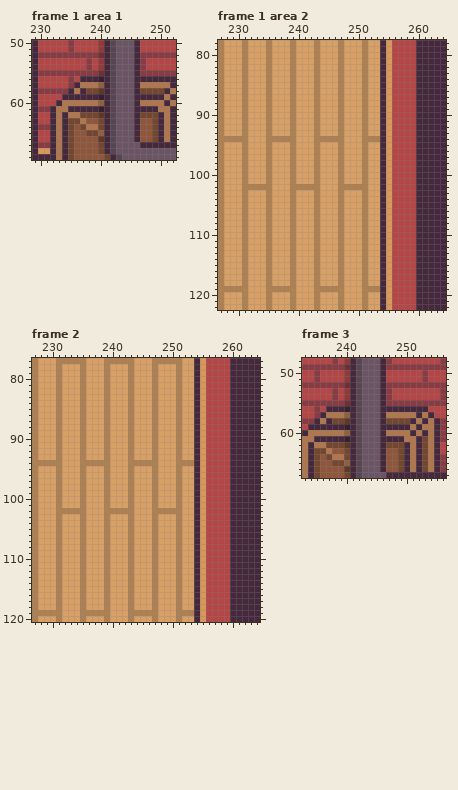
Two versions of one pixel-art file, assets/aseprite/bar_store.aseprite. The picture above is the old version.
320x180 pixels, 12 frames. Colours within 5 levels of each other are drawn and written as one. Shown: frame 1 area 1: x 229..252, y 50..69; frame 1 area 2: x 227..264, y 78..122; frame 2: x 227..264, y 77..120; frame 3: x 233..256, y 48..67. The commit also changed other frames or places, which this record leaves out.
After:
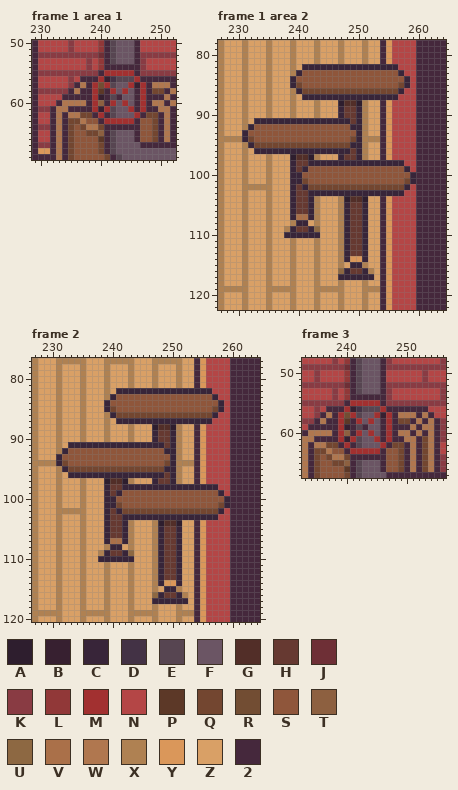
Palette (. is transparent): A #2e1e2e  B #372030  C #382539  D #433245  E #574551  F #6b5564  G #522e28  H #663931  J #6e2f36  K #893b43  L #913838  M #a23030  N #b44646  P #5c3827  Q #734630  R #724d33  S #8f563b  T #8d6040  U #8d6842  V #aa7049  W #b0774f  X #af8152  Y #da975a  Z #d9a066  2 #45283c
From old to new:
layer "pipe_valve" now shown
layer "tables" now shown
Frame 1 area 1, layer "pipe_valve":
y 54: x 242..245 EFFF -> 2222
y 55: x 240..245 J2EFFF -> 2MMMMM
y 56: x 240..246 B2EFFF2 -> MBDEEEM
y 57: x 238..241 WWT2 -> 2MRM; x 245..248 F2WW -> MBM2
y 58: x 238..239 QQ -> 2M; x 242 E -> M; x 244 F -> M; x 247..248 QQ -> M2
y 59: x 239 2 -> M; x 243 F -> 2; x 247 2 -> M
y 60: x 238..239 WW -> 2M; x 242 E -> M; x 244 F -> M; x 247..248 WW -> M2
y 61: x 239 2 -> M; x 241 2 -> M; x 245 F -> M; x 247 2 -> M
y 62: x 239..240 QP -> 2M; x 246..247 2Q -> M2
y 63: x 240..245 Q2EFFF -> 2MMMMM
y 64: x 242..245 EFFF -> 2222
Frame 1 area 2, layer "tables":
y 82: x 241..256 ZZXZZZXZZZXZZ2YN -> CCCCCCCCCCCCCCCC
y 83: x 240..257 ZZZXZZZXZZZXZZ2YNN -> CSSSSSSSSSSSSSSSSC
y 84: x 239..258 XZZZXZZZXZZZXZZ2YNNN -> CSSSSSSSSSSSSSSSSSSC
y 85: x 239..258 XZZZXZZZXZZZXZZ2YNNN -> CQSSSSSSSSSSSSSSSSQC
y 86: x 240..257 ZZZXZZZXZZZXZZ2YNN -> CQQQQQQQQQQQQQQQQC
y 87: x 241..256 ZZXZZZXZZZXZZ2YN -> CCCCCCCCCCCCCCCC
y 88: x 247..250 XZZZ -> AGGA
y 89..90: x 247..250 XZZZ -> CHHC
y 91: x 233..250 ZZXZZZXZZZXZZZXZZZ -> CCCCCCCCCCCCCCCCHC
y 92: x 232..250 ZZZXZZZXZZZXZZZXZZZ -> CSSSSSSSSSSSSSSSSCC
y 93: x 231..250 XZZZXZZZXZZZXZZZXZZZ -> CSSSSSSSSSSSSSSSSSSC
y 94: x 231..250 XZZZXXXXXZZZXXXXXZZZ -> CQSSSSSSSSSSSSSSSSQC
y 95: x 232..250 ZZZXZZZXZZZXZZZXZZZ -> CQQQQQQQQQQQQQQQQCC
y 96: x 233..250 ZZXZZZXZZZXZZZXZZZ -> CCCCCCCCCCCCCCCCHC
y 97: x 239..242 XZZZ -> AGGA; x 247..250 XZZZ -> CHHC
y 98: x 239..257 XZZZXZZZXZZZXZZ2YNN -> CHHCCCCCCCCCCCCCCCC
y 99: x 239..258 XZZZXZZZXZZZXZZ2YNNN -> CHCSSSSSSSSSSSSSSSSC
y 100: x 239..259 XZZZXZZZXZZZXZZ2YNNNN -> CCSSSSSSSSSSSSSSSSSSC
y 101: x 239..259 XZZZXZZZXZZZXZZ2YNNNN -> CCQSSSSSSSSSSSSSSSSQC
y 102: x 239..258 XXXXXZZZXXXXXZZ2YNNN -> CHCQQQQQQQQQQQQQQQQC
y 103: x 239..257 XZZZXZZZXZZZXZZ2YNN -> CHHCCCCCCCCCCCCCCCC
y 104: x 239..242 XZZZ -> CHHC; x 248..251 ZZZX -> AGGA
y 105..106: x 239..242 XZZZ -> CHHC; x 248..251 ZZZX -> CHHC
y 107: x 239..242 XZZZ -> CVVC; x 248..251 ZZZX -> CHHC
y 108: x 240..241 ZZ -> CC; x 248..251 ZZZX -> CHHC
y 109: x 238..243 ZXZZZX -> XCHHCU; x 248..251 ZZZX -> CHHC
y 110: x 238..243 ZXZZZX -> CCCCCC; x 248..251 ZZZX -> CHHC
y 111..113: x 248..251 ZZZX -> CHHC
y 114: x 248..251 ZZZX -> CYYC
y 115: x 249..250 ZZ -> CC
y 116: x 247..252 XZZZXZ -> UCHHCX
y 117: x 247..252 XZZZXZ -> CCCCCC
Frame 2, layer "tables": the same change as frame 1 area 2
Frame 3, layer "pipe_valve": the same change as frame 1 area 1
Where, in picture pixels (left, top, right, bottom), the same in both pictures:
changed: (86, 64, 152, 130)
changed: (242, 64, 416, 280)
changed: (56, 388, 230, 604)
changed: (332, 394, 398, 460)
